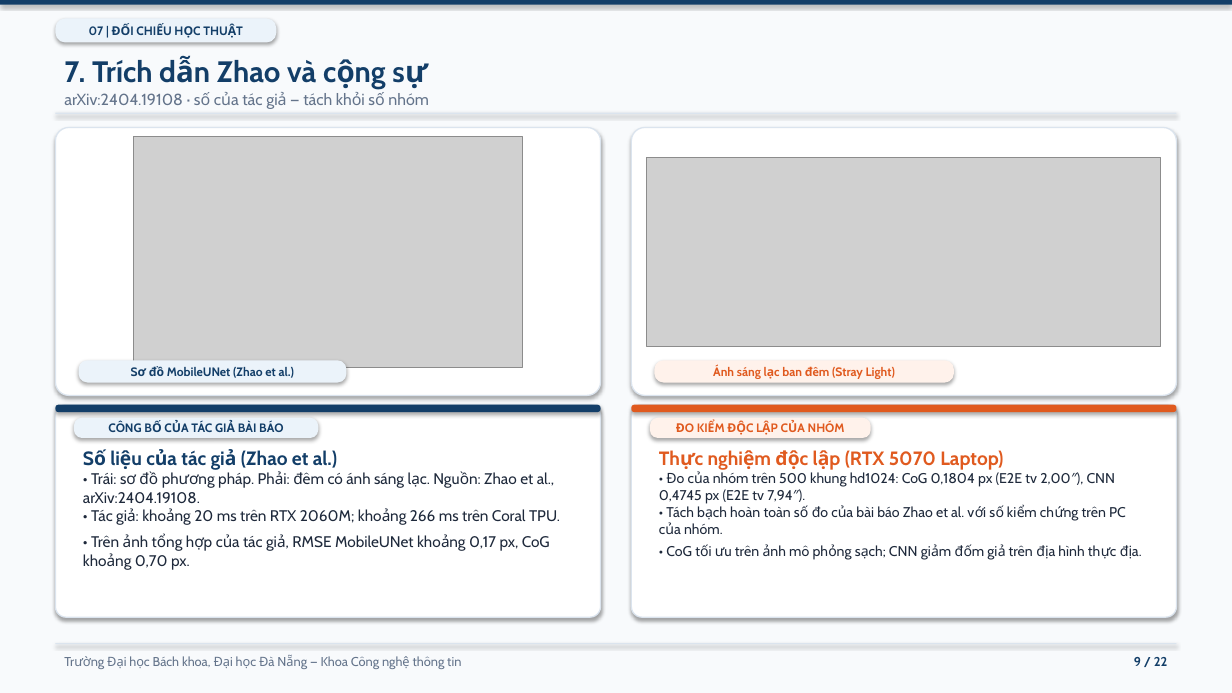
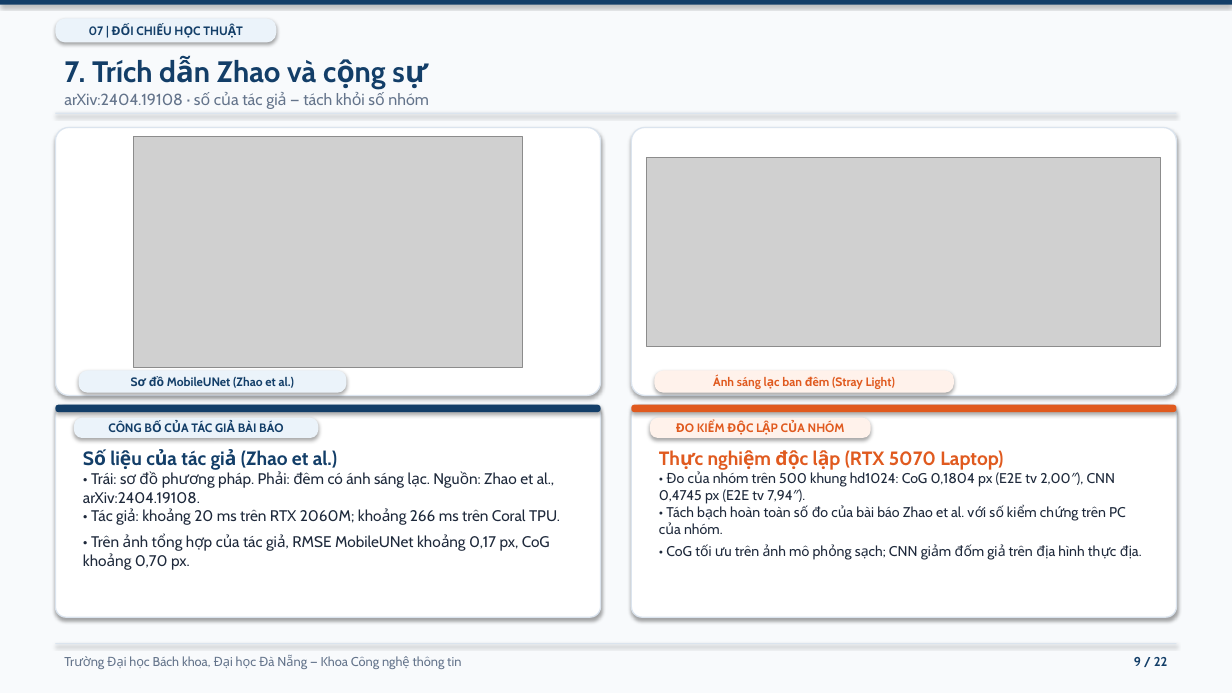
Before and after one commit to hoangtranduchai/star-tracker, a slide deck: slide 9 of AI2026_Portfolio/AI2026_SLIDE_THUYET_TRINH.pptx. Drawn at 1232x693 pixels with LibreOffice and Linux fonts; fonts in the diff are those of the drawing; grey boxes stand for pictures. Boxes give left, top, right and bottom in pixels: in the first picture for what was removed or moved away, otherwise in the second. Text is boxed around its words. In the diff, an @@ line names an element or a change of style, - is before the commit and + after.

```diff
--- a/AI2026_Portfolio/AI2026_SLIDE_THUYET_TRINH.pptx
+++ b/AI2026_Portfolio/AI2026_SLIDE_THUYET_TRINH.pptx
@@ rounded rectangle "Sơ đồ MobileUNet (Zhao et ..." moved from (x1=79, y1=360, x2=347, y2=383) to (x1=79, y1=371, x2=347, y2=393) @@
@@ rounded rectangle "Ánh sáng lạc ban đêm ..." moved from (x1=654, y1=360, x2=954, y2=383) to (x1=654, y1=371, x2=954, y2=393) @@
```
Also in this commit, not shown: 8 other slides changed, 48 other files.
